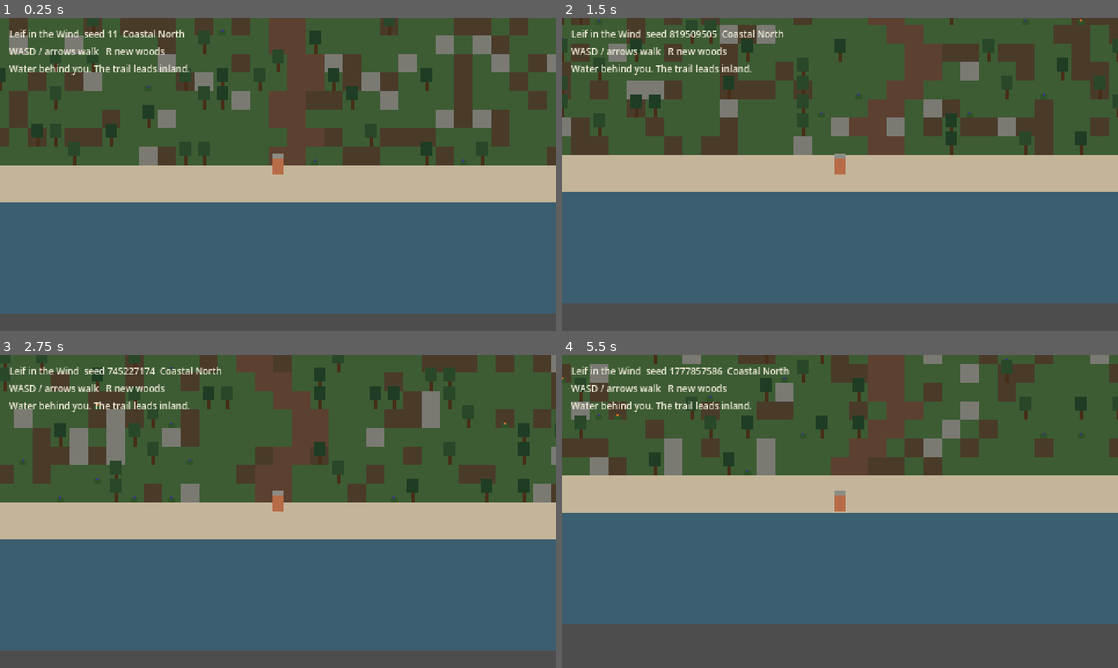
Above: before the commit, frames 1-4 (two rows, left to right).
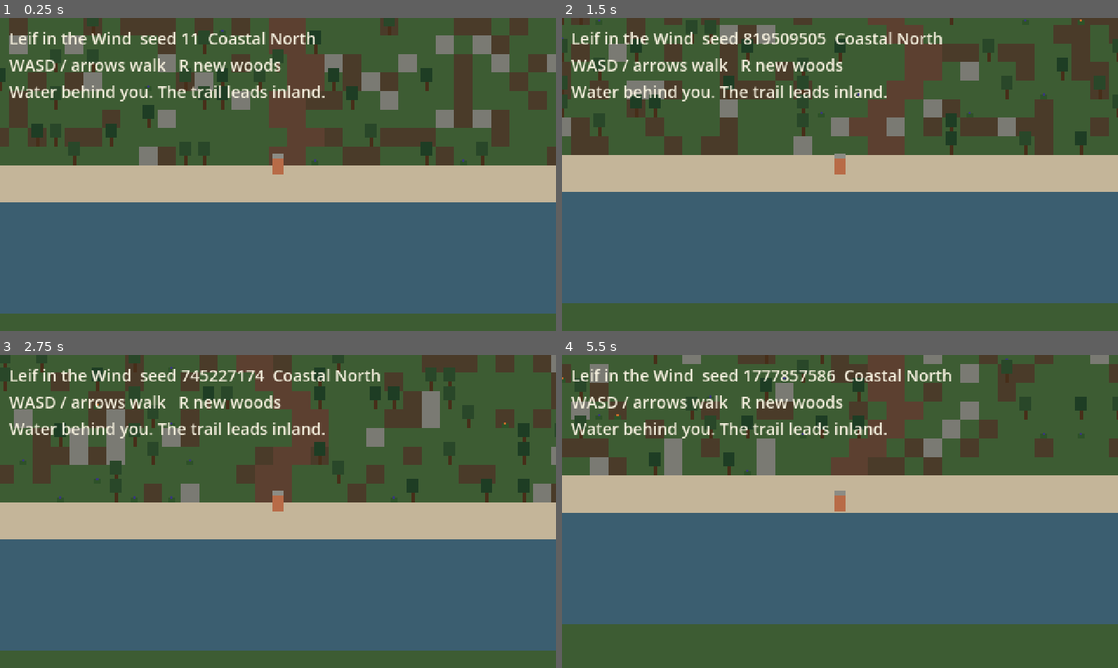
Above: after the commit, the same moments.

Repository: sam-dev-site/leif-in-the-wind
Game: Godot game, scene res://world/world.tscn
The game is run twice, just before and just after one commit, with the same random seed, the same clock (stepped at 60 frames per second) and the same inputs.
Inputs:
- Up to frame 1 (0.25 s): no input
- Up to frame 2 (1.5 s): tap Enter at 0.5 s; hold D 0.53-1.28 s; tap R at 0.6, 1.35 s; hold S from 1.28 s (still down)
- Up to frame 3 (2.75 s): tap Space at 2 s; release S at 2.03 s; hold D from 2.03 s (still down); tap R at 2.1 s
- Up to frame 4 (5.5 s): release D at 2.78 s; hold W 2.78-3.53 s; tap R every 0.75 s from 2.85 to 5.1 s; hold A 3.53-5.03 s; hold S from 5.03 s (still down)

The runs differ from the first frame. In frame 1, 9.0% of the frame differs, in the area x 0-100%, y 3-100%; in frame 2, 13%; in frame 3, 9.3%; in frame 4, 18%.

Commit message:
Make the first play window readable on a Surface: smaller window, larger HUD, moss clear color.

Diff:
--- a/game/project.godot
+++ b/game/project.godot
@@ -13,8 +13,8 @@
 
 window/size/viewport_width=480
 window/size/viewport_height=270
-window/size/window_width_override=1920
-window/size/window_height_override=1080
+window/size/window_width_override=1280
+window/size/window_height_override=720
 window/stretch/mode="viewport"
 window/stretch/aspect="keep"
 window/stretch/scale_mode="integer"
@@ -26,3 +26,4 @@
 textures/canvas_textures/default_texture_filter=0
 2d/snap/snap_2d_transforms_to_pixel=true
 2d/snap/snap_2d_vertices_to_pixel=true
+environment/defaults/default_clear_color=Color(0.24, 0.36, 0.2, 1)
--- a/game/world/hud.gd
+++ b/game/world/hud.gd
@@ -7,7 +7,7 @@
 func _ready() -> void:
 	_label = Label.new()
 	_label.position = Vector2(8, 8)
-	_label.add_theme_font_size_override("font_size", 8)
+	_label.add_theme_font_size_override("font_size", 14)
 	_label.modulate = Color(0.95, 0.93, 0.86)
 	add_child(_label)
 
